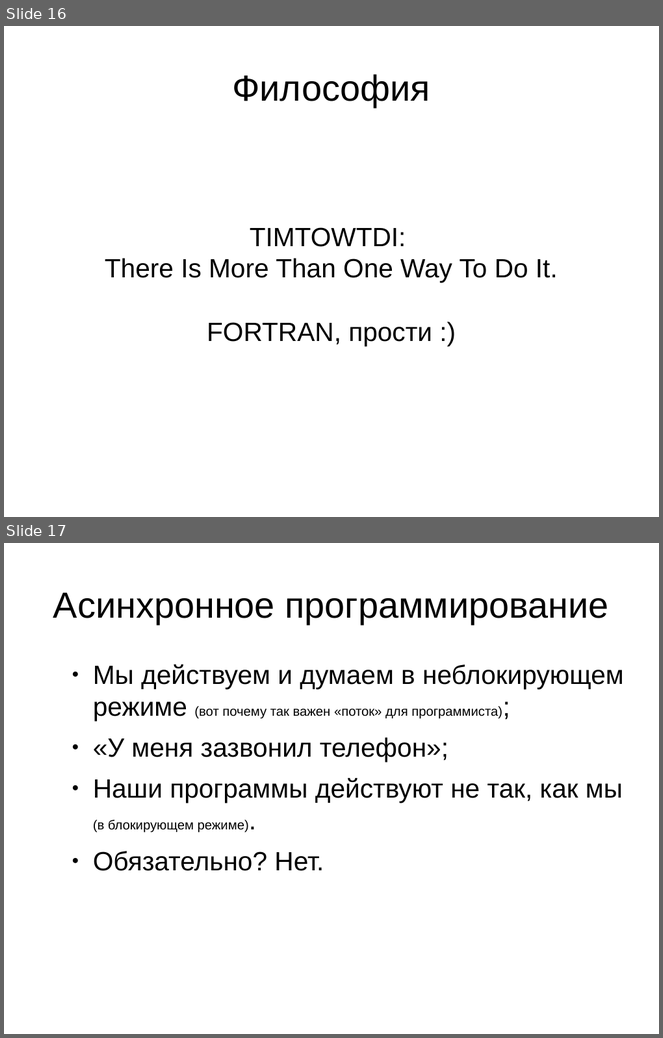
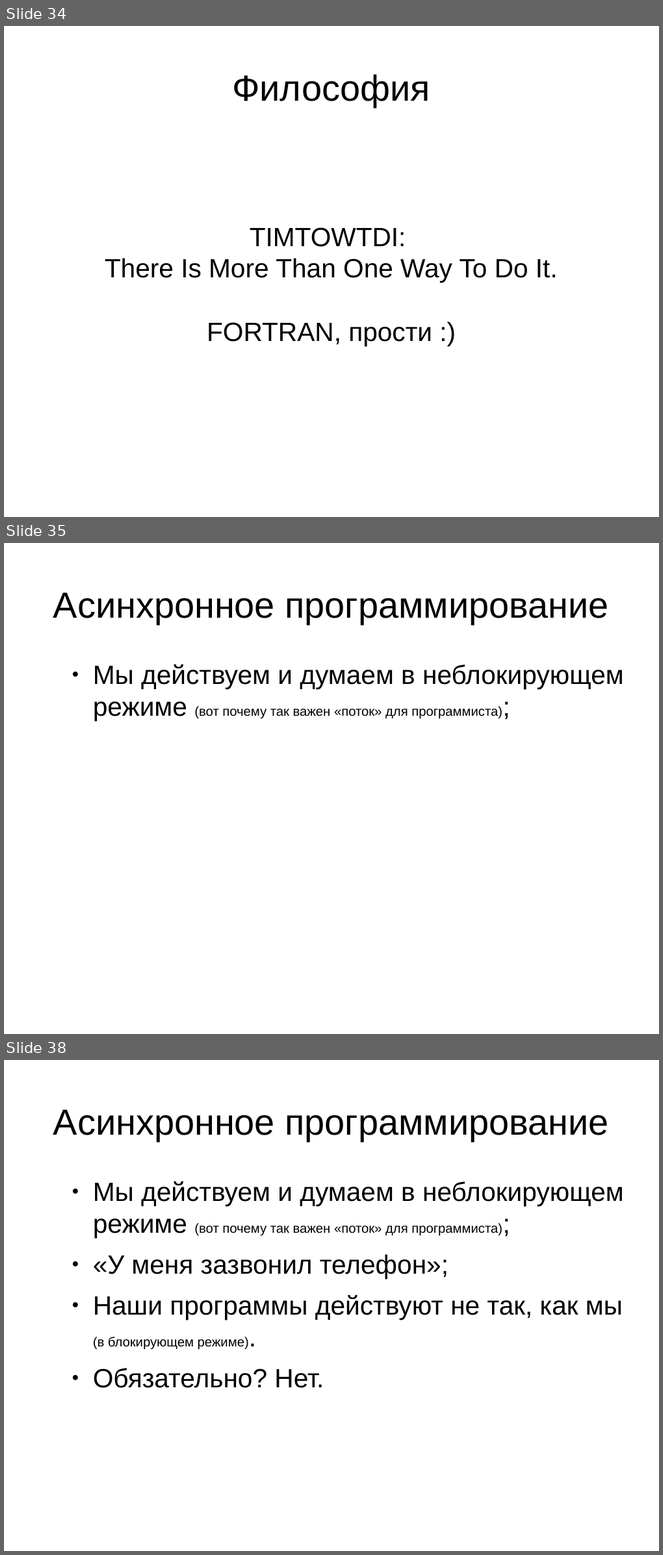
Before and after one commit to altersign/code-beauty, a slide deck: slideshow.odp. Shown one above the other, each under a label of ours: slides 16 and 17 before the commit, slides 34, 35 and 38 after it; the slides between them are not shown. The pictures are 663x1038 and 663x1555 pixels, drawn with LibreOffice and Linux fonts; fonts in the diff are those of the drawing. Boxes give left, top, right and bottom in pixels: in the first picture for what was removed or moved away, otherwise in the second. Text is boxed around its words. In the diff, an @@ line names an element or a change of style, - is before the commit and + after.

```diff
--- a/slideshow.odp
+++ b/slideshow.odp
@@ slide 35 added at (4, 543, 659, 1034), background #FFFFFF @@
@@ title added at (53, 592, 608, 624), 44 pt, text #000000 @@
+Асинхронное программирование
@@ text added at (93, 664, 624, 721), 16 pt, text #000000 @@
+  ● Мы действуем и думаем в неблокирующем режиме (вот почему так важен «поток» для программиста);
@@ what was slide 16 is now slide 34 @@
@@ what was slide 17 is now slide 38 @@
```
Also in this commit, not shown: 1 slide changed, 24 other slides added.
